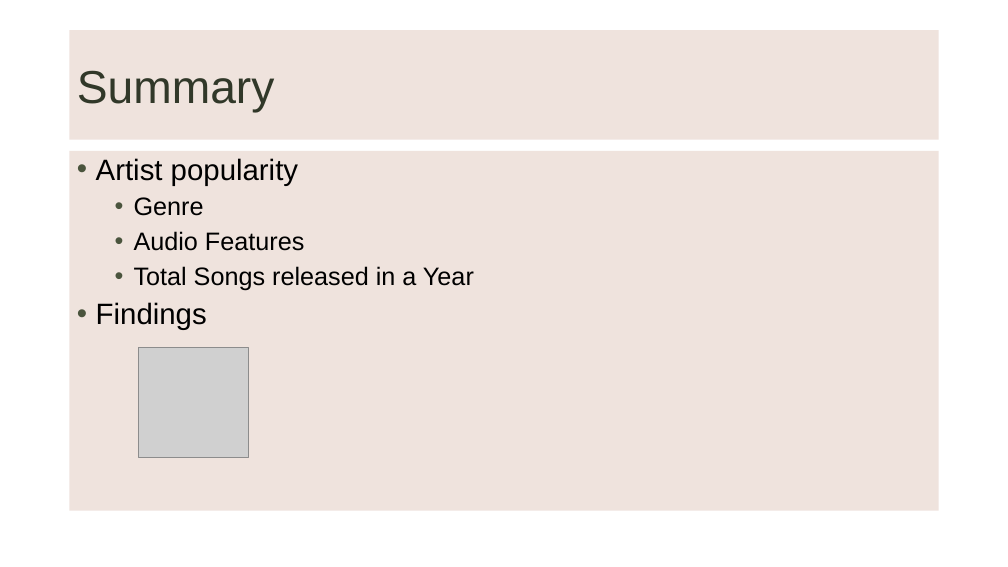
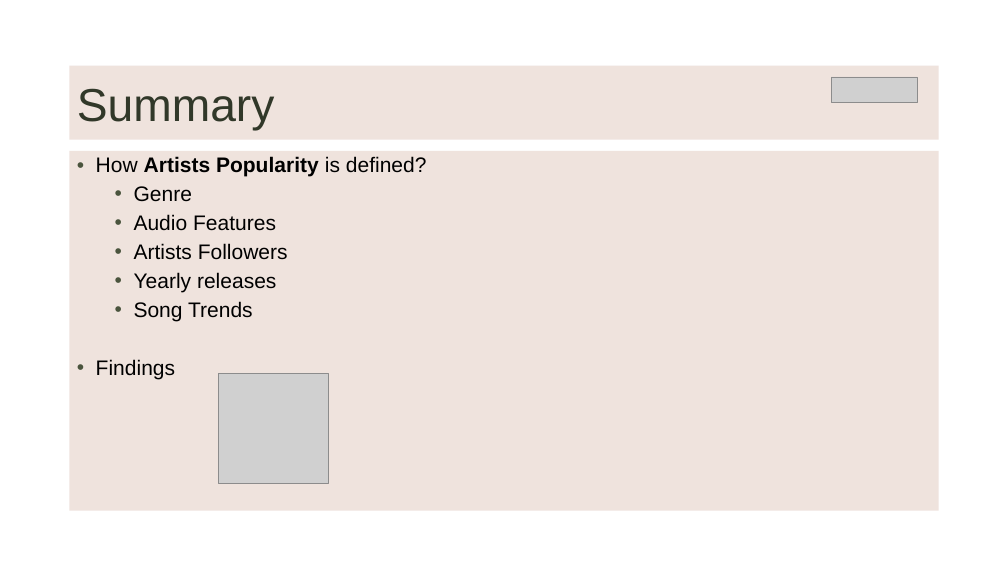
Before and after one commit to LievoisT/DataProject-Spotify, a slide deck: slide 2 of Spotify Data Analysis1.pptx. Drawn at 1008x567 pixels with LibreOffice and Linux fonts; fonts in the diff are those of the drawing; grey boxes stand for pictures; background and template pictures are left out. Boxes give left, top, right and bottom in pixels: in the first picture for what was removed or moved away, otherwise in the second. Text is boxed around its words. In the diff, an @@ line names an element or a change of style, - is before the commit and + after.

```diff
--- a/Spotify Data Analysis1.pptx
+++ b/Spotify Data Analysis1.pptx
@@ title "Summary": place and size @@
-title "Summary" at [70,30,939,140]
+title "Summary" at [70,66,939,140]
@@ picture added at [831,77,917,103] @@
@@ text at [96,156,427,177]: text changed; size 28 to 20 pt; bold on @@
-• Artist popularity
+• How Artists Popularity is defined?
@@ text at [96,186,276,380]: size 24 to 20 pt in "Genre", "Audio Features"; size 28 to 20 pt in "Findings"; less space between paragraphs @@
@@ text at [134,243,288,322]: text changed; size 24 to 20 pt @@
-  • Total Songs released in a Year
+  • Artists Followers
+  • Yearly releases
+  • Song Trends
@@ picture: place and size @@
-picture at [138,348,249,458]
+picture at [219,373,329,483]
```
Also in this commit, not shown: 4 other slides changed, 6 slides added, 4 slides removed.
